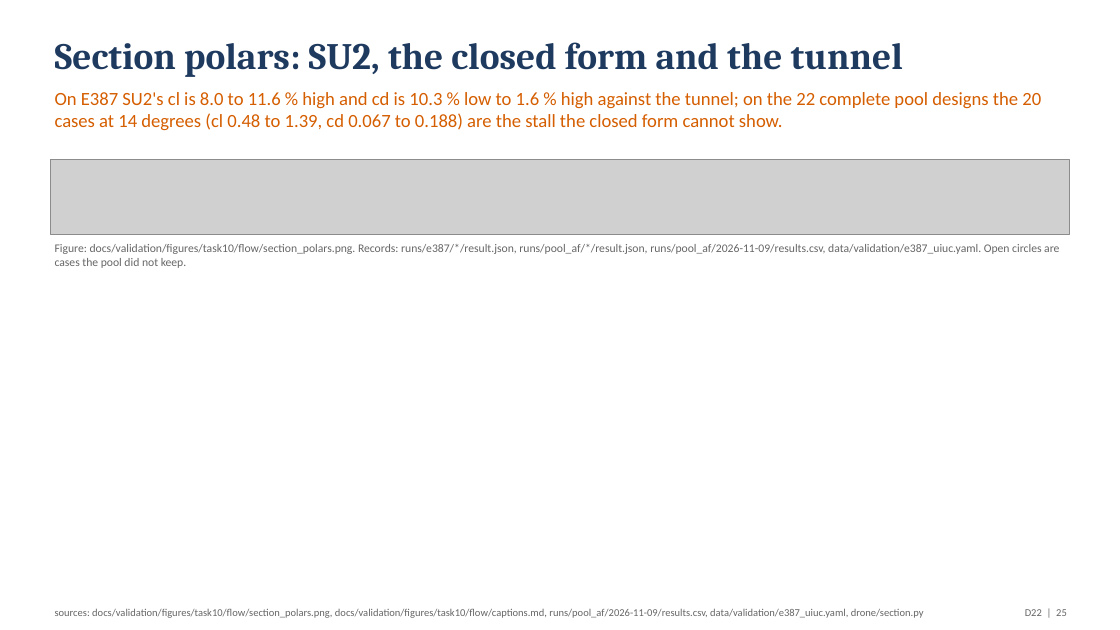
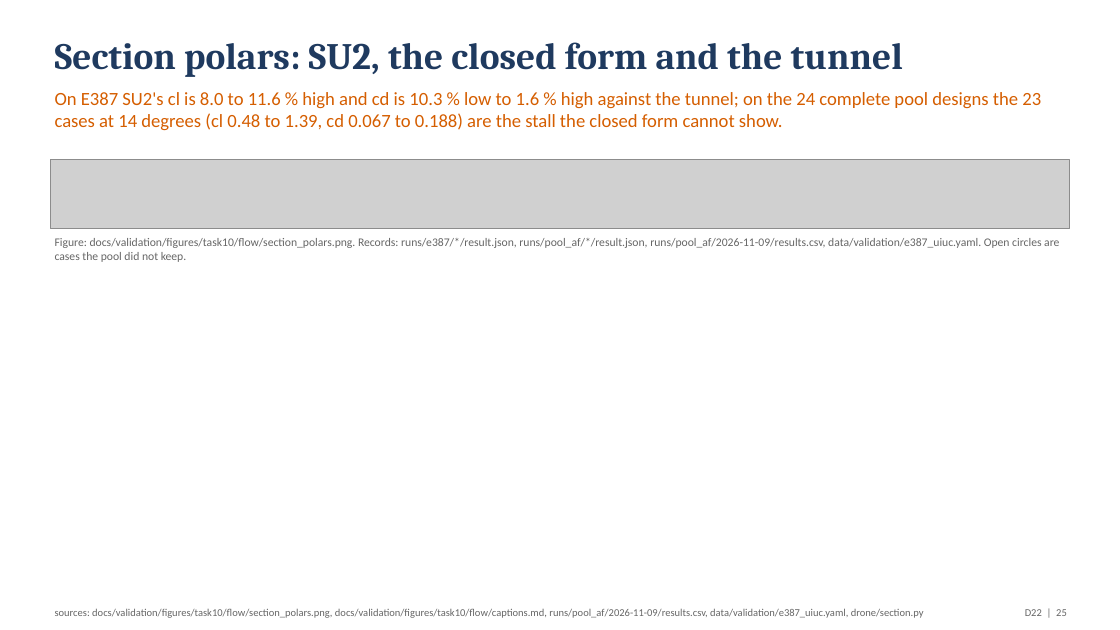
Before and after one commit to emarinhoss/ai-engineering, a slide deck: slide 25 of docs/talk/deck_drone.pptx. Drawn at 1120x630 pixels with LibreOffice and Linux fonts; fonts in the diff are those of the drawing; grey boxes stand for pictures. Boxes give left, top, right and bottom in pixels: in the first picture for what was removed or moved away, otherwise in the second. Text is boxed around its words. In the diff, an @@ line names an element or a change of style, - is before the commit and + after.

```diff
--- a/docs/talk/deck_drone.pptx
+++ b/docs/talk/deck_drone.pptx
@@ text at [55,92,1041,131]: text changed @@
-On E387 SU2's cl is 8.0 to 11.6 % high and cd is 10.3 % low to 1.6 % high against the tunnel; on the 22 complete pool designs the 20 cases at 14 degrees (cl 0.48 to 1.39, cd 0.067 to 0.188) are the stall the closed form cannot show.
+On E387 SU2's cl is 8.0 to 11.6 % high and cd is 10.3 % low to 1.6 % high against the tunnel; on the 24 complete pool designs the 23 cases at 14 degrees (cl 0.48 to 1.39, cd 0.067 to 0.188) are the stall the closed form cannot show.
@@ picture: place and size @@
-picture at [50,160,1070,234]
+picture at [50,160,1070,229]
@@ text "Figure: docs/validation/figures/task10/flow/section_polars.p ...": place and size @@
-text "Figure: docs/validation/figures/task10/flow/section_polars.p ..." at [55,244,1059,268]
+text "Figure: docs/validation/figures/task10/flow/section_polars.p ..." at [55,238,1059,262]
```
Also in this commit, not shown: 10 other slides changed, 5 other files.
